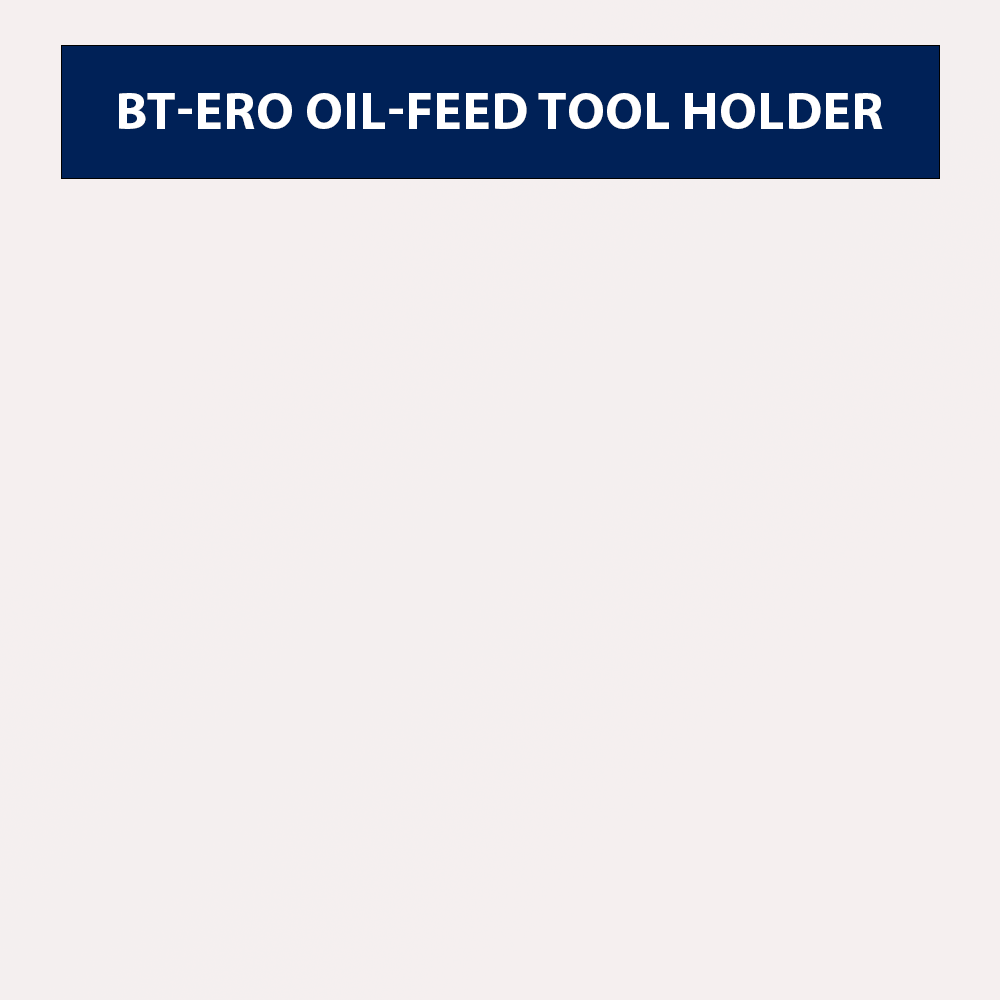
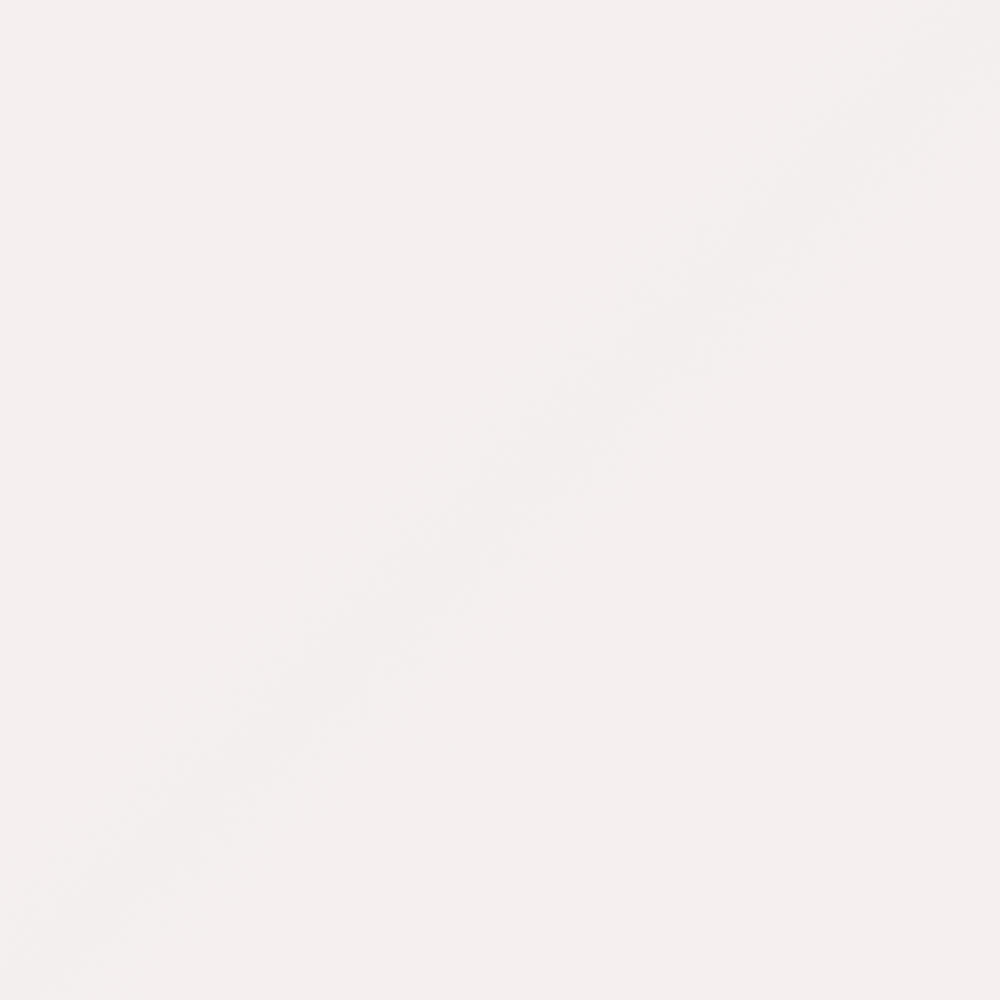
Layer changes from the first 1000x1000 image to the second:
renamed "BT-ERO Oil-Feed TOol Holder copy" to "BT-SDC HIGH PRECISION TOOL HOLDER", moved it into group "BT-SDC HIGH PRECISION TOOL HOLDER", painted on it over left=90, top=93, right=912, bottom=129
moved "Rectangle 1 copy" into group "BT-SDC HIGH PRECISION TOOL HOLDER" over left=61, top=45, right=940, bottom=179